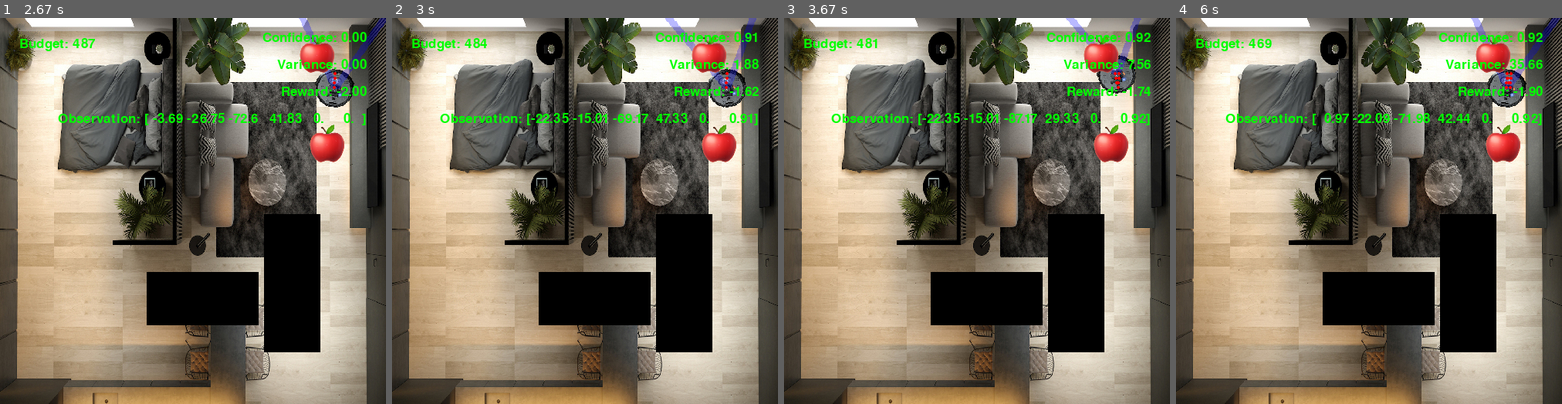
Above: before the commit, frames 1-4 (left to right).
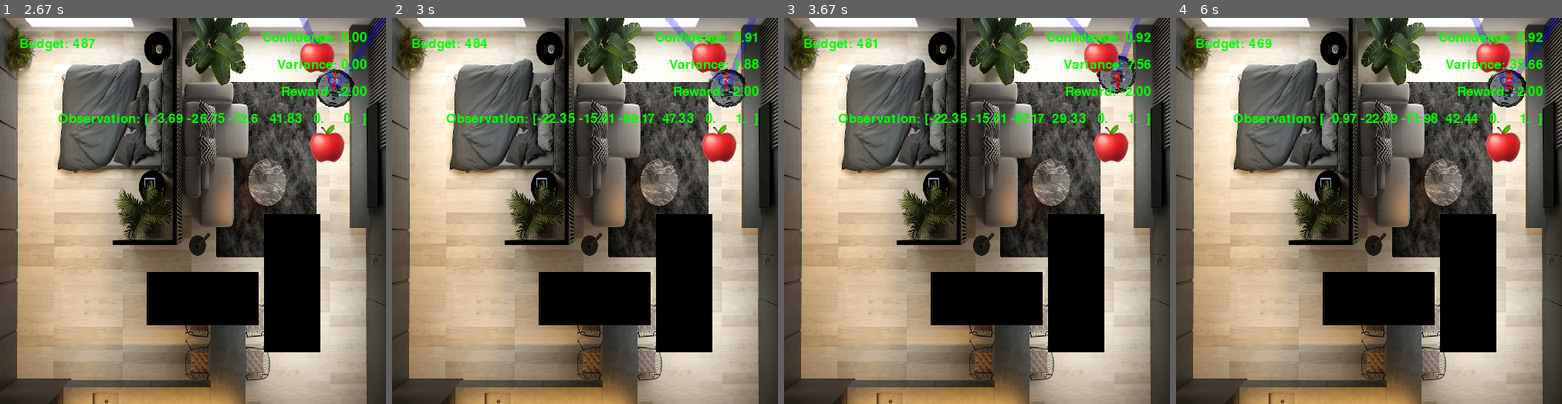
Above: after the commit, the same moments.

Repository: Anwealso/ReLOaD
Game: pygame game, started from reload/simplesim/env_gym.py
The game is run twice, just before and just after one commit, with the same random seed, the same clock (stepped at 60 frames per second) and the same inputs.
Inputs:
- Up to frame 1 (2.67 s): hold Right 0.33-0.8 s; hold Up 0.83-1.13 s; tap Space at 0.9, 1.23, 1.73, 2.3 s; hold Right 1.17-1.63 s; hold Left 1.67-2.2 s; hold Down 2.23-2.65 s
- Up to frame 2 (3 s): hold Left from 2.68 s (still down); tap Space at 2.75 s
- Up to frame 3 (3.67 s): release Left at 3.17 s; hold Up from 3.2 s (still down); tap Space at 3.27 s
- Up to frame 4 (6 s): release Up at 3.67 s; hold Right 3.7-4.33 s; tap Space at 3.77, 4.43, 4.93, 5.52 s; hold Down 4.37-4.83 s; hold Left 4.87-5.42 s; hold Right 5.45-5.97 s

Frame 1 is identical in both runs. In frame 2, 1.4% of the frame differs, in the area x 12-95%, y 17-28%; in frame 3, 1.4%; in frame 4, 1.3%.

Commit message:
Updated to discovery based reward and changed observation to match

Diff:
--- a/reload/simplesim/env_gym.py
+++ b/reload/simplesim/env_gym.py
@@ -76,6 +76,31 @@
         self.clock = None
 
     def _get_obs(self):
+        # Get seen or not
+
+        # Get the the set of all correct observations for each target
+        correct_obs_confidences = np.zeros_like(self.game.confidences)
+        correct_obs_confidences = np.add(
+            correct_obs_confidences,
+            self.game.confidences,
+            where=(self.game.confidences > 0.5),
+            out=np.zeros_like(self.game.confidences)
+        )
+        # The sum confidences of each target over all time
+        target_sum_confidences = np.sum(
+            correct_obs_confidences,
+            axis=1,
+        )
+        # The sum confidences of each target over all time
+        targets_seen_status = np.zeros_like(target_sum_confidences)
+        targets_seen_status = np.add(
+            targets_seen_status,
+            1,
+            where=(target_sum_confidences > 0),
+            out=np.zeros_like(target_sum_confidences)
+        )
+        # print(targets_seen_status, "\n")
+
         # Target relative positions (dx,dy)
         target_info = np.zeros(
             shape=(3, len(self.game.targets)), dtype=np.float32
@@ -93,6 +118,8 @@
             target_info[1][i] = dy
             # Add current object confidences
             target_info[2][i] = self.game.current_confidences[i]
+            # Add target seen status
+            target_info[2][i] = targets_seen_status[i]
 
         # Agent x,y,angle
         # agent = np.array([self.game.robot.x, self.game.robot.y, self.game.robot.angle]).astype(np.float32)
@@ -133,9 +160,54 @@
 
         # Apply reward based on observation entropy
         # reward += self.get_entropy_reward(verbose=0) * self.game.starting_budget
-        reward += self.get_confidence_reward(verbose=0)
+        # reward += self.get_confidence_reward(verbose=0)
+        reward += self.get_discovery_reward(verbose=0)
 
         return reward
+
+    def get_discovery_reward(self, verbose=0):
+        """
+        Gets a reward each time it discovers an object (with >80% conf)
+        """
+
+        conf_thresh = 0.5
+        # Scale so that total reward is enough to equal moving around for the whole episode
+        scaling_factor = (self.game.starting_budget * 2) / len(self.game.targets)
+
+        # Get the the set of all correct observations for each target
+        correct_obs_confidences = np.zeros_like(self.game.confidences)
+        correct_obs_confidences = np.add(
+            correct_obs_confidences,
+            self.game.confidences,
+            where=(self.game.confidences > conf_thresh),
+            out=np.zeros_like(self.game.confidences)
+        )
+
+        # The sum confidences of each target over all time
+        target_sum_confidences = np.sum(
+            correct_obs_confidences,
+            axis=1,
+        )
+
+        reward = 0
+        # If the current timestep confidence is equal to the all-time sum of
+        # confidences, then we have just discovered it for the first time
+        for target_num in range(0, len(self.game.targets)):
+            if (target_sum_confidences[target_num] > 0) and (self.game.current_confidences[target_num] == target_sum_confidences[target_num]):
+                # First time seeing
+                reward += 1
+
+        reward = reward * scaling_factor
+
+        # Essentially if high variance, reward just = reward
+        # But if low variance, reward = reward * 2
+
+        if verbose > 0:
+            print(f"correct_obs_confidences: {correct_obs_confidences}")
+            print(f"target_sum_confidences: {target_sum_confidences}")
+
+        return reward
+
 
     def get_confidence_reward(self, verbose=0):
         """
@@ -170,7 +242,7 @@
         avg_target_confidences = np.divide(target_sum_confidences, num_observations, where=(num_observations > 0), out=np.zeros_like(target_sum_confidences))
 
         # The average of confidences over all targets over all time
-        avg_confidence = np.divide(np.sum(avg_target_confidences), self.game.num_targets)
+        # avg_confidence = np.divide(np.sum(avg_target_confidences), self.game.num_targets)
         # The average of the target sum confidences
         # avg_target_sum_confidences = np.divide(np.sum(target_sum_confidences), self.game.num_targets)
 
@@ -179,12 +251,16 @@
         variance = float(np.var(target_sum_confidences))
         # A penalty factor that scales from 1-0 for variance from 0-infty
         # similarity_factor = 1 / ((variance*10)+1)
-        similarity_factor = 1 / ((variance/10)+1)
+        similarity_factor = 1 + (1 / ((variance/10)+1))
 
         scaling_factor = 10
-        reward = np.sum(avg_confidence)
-        # reward = np.sum(self.game.current_confidences)
-        reward = reward * similarity_factor #* scaling_factor
+        reward = np.sum(avg_target_confidences)
+        # reward = np.sum(avg_confidence)
+        # reward = np.sum(avg_target_sum_confidences)
+        reward = reward * similarity_factor * scaling_factor
+
+        # Essentially if high variance, reward just = reward
+        # But if low variance, reward = reward * 2
 
         if verbose > 0:
             # print(f"correct_obs_confidences: {correct_obs_confidences}")
Not shown, changed: reload/simplesim/simplesim_nav_nonholo.ipynb
